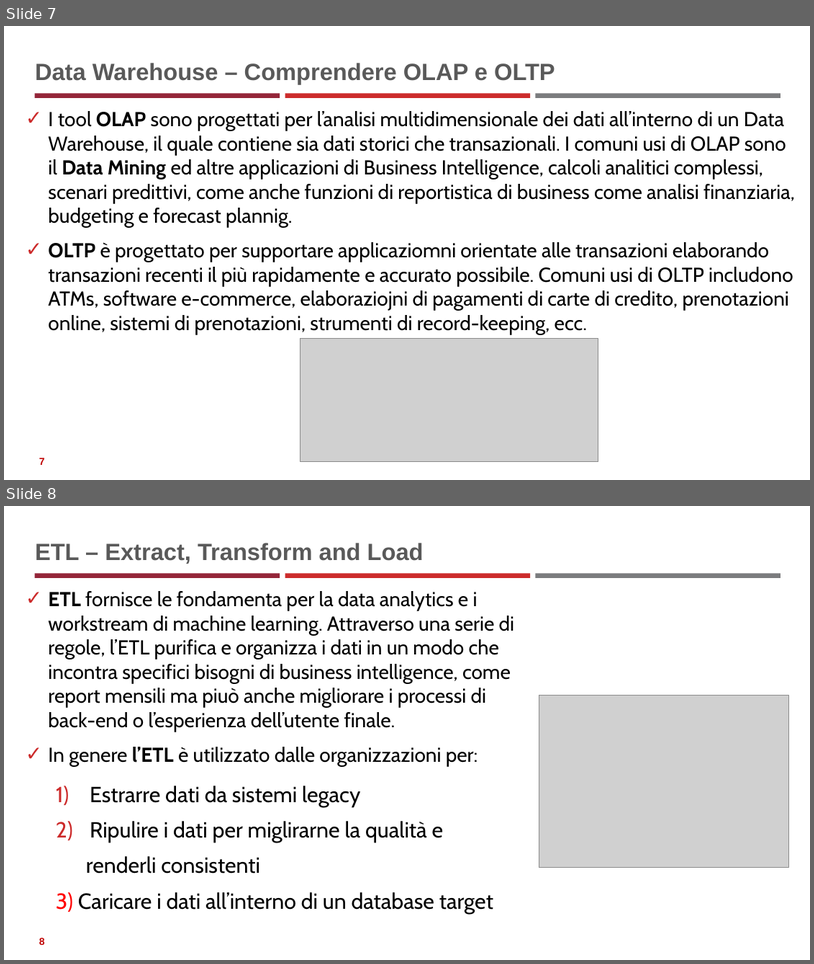
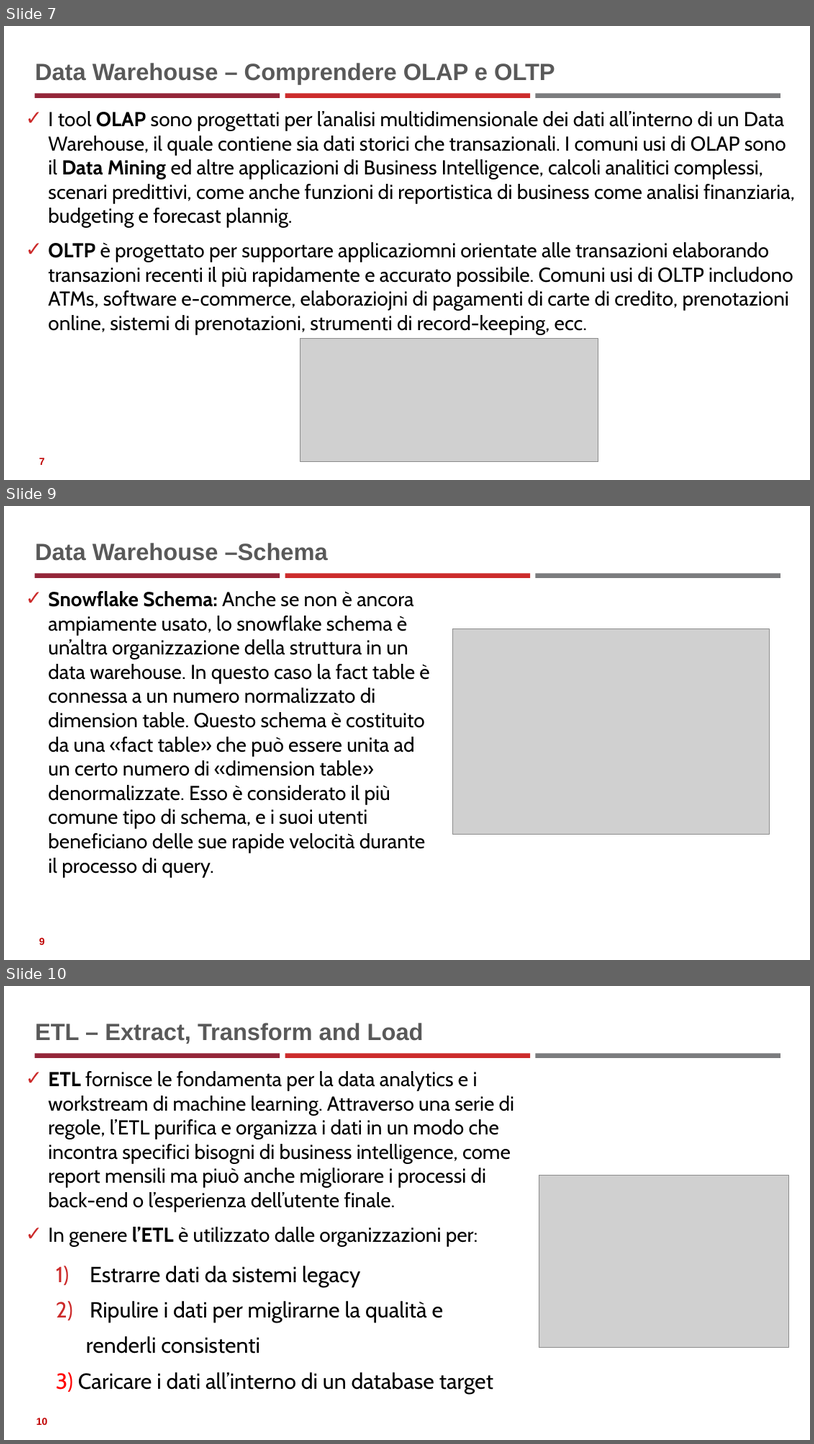
Before and after one commit to neural1977/data_science_interview_material, a slide deck: Data_Science_ita.pptx. Shown one above the other, each under a label of ours: slides 7 and 8 before the commit, slides 7, 9 and 10 after it; the slides between them are not shown. The pictures are 814x964 and 814x1444 pixels, drawn with LibreOffice and Linux fonts; fonts in the diff are those of the drawing; grey boxes stand for pictures. Boxes give left, top, right and bottom in pixels: in the first picture for what was removed or moved away, otherwise in the second. Text is boxed around its words. In the diff, an @@ line names an element or a change of style, - is before the commit and + after.

```diff
--- a/Data_Science_ita.pptx
+++ b/Data_Science_ita.pptx
@@ slide 9 added at [4,506,810,960], background #FFFFFF; not listed: 3 template elements that a slide beside it also shows @@
@@ title added at [35,543,328,561], 28 pt, text #595959, bold @@
+Data Warehouse –Schema
@@ text added at [48,591,430,877], 24 pt, text #000000 @@
+✓ Snowflake Schema: Anche se non è ancora ampiamente usato, lo snowflake schema è un’altra organizzazione della struttura in un data warehouse. In questo caso la fact table è connessa a un numero normalizzato di dimension table. Questo schema è costituito da una «fact table» che può essere unita ad un certo numero di «dimension table» denormalizzate. Esso è considerato il più comune tipo di schema, e i suoi utenti beneficiano delle sue rapide velocità durante il processo di query.
@@ picture added at [453,629,770,834] @@
@@ page number added at [39,937,45,944], 12 pt, text #C00000, bold @@
+9
@@ what was slide 8 is now slide 10 @@
@@ page number at [36,1417,48,1424]: text changed @@
-8
+10
```
Also in this commit, not shown: 1 other slide added, 6 other files.
